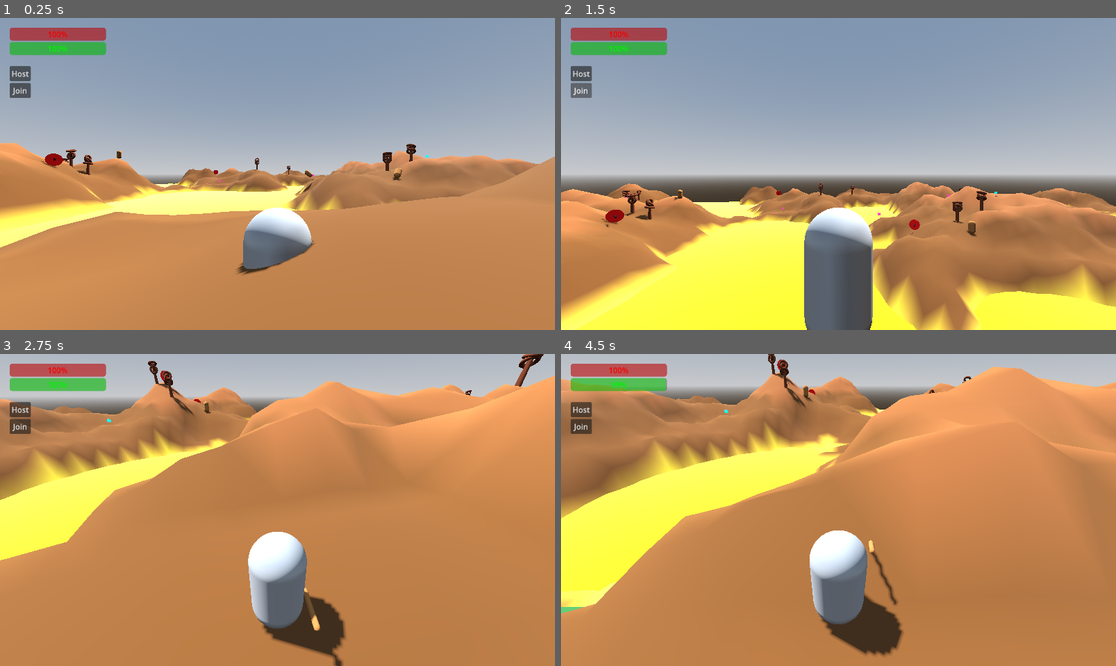
Above: before the commit, frames 1-4 (two rows, left to right).
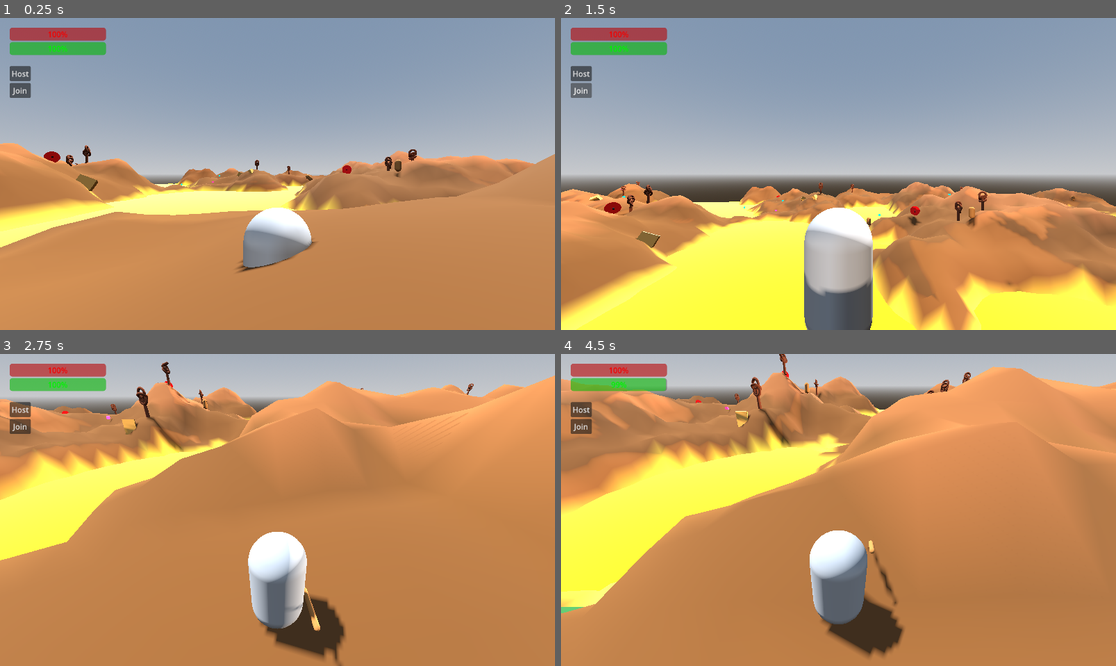
Above: after the commit, the same moments.

Repository: travist89/SpearMan
Game: Godot game, scene res://World.tscn
The game is run twice, just before and just after one commit, with the same random seed, the same clock (stepped at 60 frames per second) and the same inputs. The project has no main scene, so this scene is started directly.
Inputs (mouse positions are in pixels of both pictures, inside the frame that each line leads up to):
- Up to frame 1 (0.25 s): no input
- Up to frame 2 (1.5 s): click "Host" at 0.5 s; click "Join" at 1.25 s
- Up to frame 3 (2.75 s): move the mouse to (305, 510) at 2.02 s; press the mouse at (305, 510) at 2.03 s; hold Up (ui_up) from 2.03 s (still down)
- Up to frame 4 (4.5 s): keep holding Up (ui_up); move the mouse to (810, 510) at 2.77 s; release the mouse at (810, 510) at 2.78 s; tap Shift at 2.85, 4.35 s; move the mouse to (849, 503) at 3.52 s; press the mouse at (849, 503) at 3.53 s; move the mouse to (832, 516) at 4.27 s; release the mouse at (832, 516) at 4.28 s

The runs differ from the first frame. In frame 1, 2.5% of the frame differs, in the area x 0-100%, y 40-83%; in frame 2, 14%, in the area x 0-100%, y 52-100%; in frame 3, 5.7%; in frame 4, 5.5%.
Error after the commit: Invalid assignment of property or key 'light_intensity' with value of type 'float' on a base object of type 'DirectionalLight3D'. (res://World.gd:88)

Commit message:
Environment Update: Added Day/Night cycle (Sun & Moon), starry sky, and Crouton Rock decorations

Diff:
--- a/World.gd
+++ b/World.gd
@@ -16,8 +16,14 @@
 var terrain_resolution = 100
 var lake_level = -2.0
 
+# Day/Night Cycle
+var time = 0.0
+var day_duration = 60.0 # Seconds for a full day
+var sun: DirectionalLight3D
+var moon: DirectionalLight3D
+var world_env: WorldEnvironment
+
 func _ready():
-	# Networking Spawner
 	var spawner = MultiplayerSpawner.new()
 	spawner.spawn_path = get_path()
 	spawner.add_spawnable_scene(player_scene.resource_path)
@@ -29,6 +35,7 @@
 	add_child(spawner)
 
 	create_multiplayer_ui()
+	setup_lighting_and_sky()
 
 	randomize()
 	noise.seed = 12345
@@ -37,28 +44,87 @@
 
 	setup_environment()
 
+func _process(delta):
+	update_day_night_cycle(delta)
+
+func setup_lighting_and_sky():
+	# World Environment
+	world_env = WorldEnvironment.new()
+	var env = Environment.new()
+	var sky = Sky.new()
+	var sky_mat = ProceduralSkyMaterial.new()
+
+	# Starry night setup
+	sky_mat.sky_top_color = Color(0.1, 0.1, 0.3)
+	sky_mat.sky_horizon_color = Color(0.5, 0.4, 0.5)
+	sky_mat.ground_bottom_color = Color(0.1, 0.1, 0.1)
+	sky_mat.ground_horizon_color = Color(0.5, 0.4, 0.5)
+
+	sky.sky_material = sky_mat
+	env.sky = sky
+	env.background_mode = Environment.BG_SKY
+	env.ambient_light_source = Environment.AMBIENT_SOURCE_SKY
+
+	# Glow for mustard and stars
+	env.glow_enabled = true
+	env.glow_intensity = 0.8
+	env.glow_bloom = 0.2
+
+	world_env.environment = env
+	add_child(world_env)
+
+	# Sun
+	sun = DirectionalLight3D.new()
+	sun.name = "Sun"
+	sun.shadow_enabled = true
+	sun.light_color = Color(1.0, 0.9, 0.8)
+	add_child(sun)
+
+	# Moon
+	moon = DirectionalLight3D.new()
+	moon.name = "Moon"
+	moon.shadow_enabled = true
+	moon.light_color = Color(0.4, 0.5, 0.8)
+	moon.light_intensity = 0.5
+	add_child(moon)
+
+func update_day_night_cycle(delta):
+	time += delta
+	var progress = fmod(time / day_duration, 1.0)
+	var angle = progress * TAU
+
+	# Rotate Sun & Moon
+	sun.rotation.x = angle
+	moon.rotation.x = angle + PI
+
+	# Adjust energy based on altitude
+	sun.light_energy = clamp(sin(angle) * 2.0, 0.0, 1.2)
+	moon.light_energy = clamp(sin(angle + PI) * 2.0, 0.0, 0.8)
+
+	# Adjust sky colors for sunrise/sunset
+	var sky_mat = world_env.environment.sky.sky_material
+	var day_color = Color(0.4, 0.6, 1.0)
+	var night_color = Color(0.02, 0.02, 0.1)
+	var lerp_val = clamp(sin(angle) + 0.5, 0.0, 1.0)
+	sky_mat.sky_top_color = night_color.lerp(day_color, lerp_val)
+
 func create_multiplayer_ui():
 	var canvas = CanvasLayer.new()
 	add_child(canvas)
-
 	var vbox = VBoxContainer.new()
 	canvas.add_child(vbox)
 	vbox.position = Vector2(20, 100)
-
 	var host_btn = Button.new()
 	host_btn.text = "Host"
 	host_btn.pressed.connect(start_host)
 	vbox.add_child(host_btn)
-
 	var join_btn = Button.new()
 	join_btn.text = "Join"
 	join_btn.pressed.connect(start_join)
 	vbox.add_child(join_btn)
 
 func start_host():
-	if peer.get_connection_status() != MultiplayerPeer.CONNECTION_DISCONNECTED:
-		return
-
+	if peer.get_connection_status() != MultiplayerPeer.CONNECTION_DISCONNECTED: return
 	peer.create_server(13579)
 	multiplayer.multiplayer_peer = peer
 	multiplayer.peer_connected.connect(add_player)
@@ -66,40 +132,32 @@
 	print("Hosting...")
 
 func start_join():
-	if peer.get_connection_status() != MultiplayerPeer.CONNECTION_DISCONNECTED:
-		return
-
+	if peer.get_connection_status() != MultiplayerPeer.CONNECTION_DISCONNECTED: return
 	peer.create_client("127.0.0.1", 13579)
 	multiplayer.multiplayer_peer = peer
-	print("Joining...")
-	if has_node("Player"):
-		$Player.queue_free()
+	if has_node("Player"): $Player.queue_free()
 
 func add_player(id = 1):
 	if not multiplayer.is_server(): return
-
 	var player = player_scene.instantiate()
 	player.name = str(id)
 	add_child(player)
 	player.position = Vector3(0, 15, 0)
-
-	if has_node("Player"):
-		$Player.queue_free()
+	if has_node("Player"): $Player.queue_free()
 
 func setup_environment():
 	create_terrain()
 	create_mustard_lakes()
-
 	if multiplayer.is_server():
 		scatter_targets(30)
-		scatter_enemies(12, 5) # 12 small, 5 big
+		scatter_enemies(12, 5)
 		scatter_collectibles(20)
 		scatter_pretzel_trees(60)
+		scatter_crouton_rocks(40)
 
 func create_terrain():
 	var st = SurfaceTool.new()
 	st.begin(Mesh.PRIMITIVE_TRIANGLES)
-
 	for z in range(terrain_resolution + 1):
 		for x in range(terrain_resolution + 1):
 			var percent_x = float(x) / terrain_resolution
@@ -107,155 +165,95 @@
 			var world_x = (percent_x - 0.5) * terrain_size
 			var world_z = (percent_z - 0.5) * terrain_size
 			var y = noise.get_noise_2d(world_x, world_z) * terrain_height
-			if abs(world_x) < 10 and abs(world_z) < 10:
-				y = lerp(y, 2.0, 0.8)
+			if abs(world_x) < 10 and abs(world_z) < 10: y = lerp(y, 2.0, 0.8)
 			var color = Color(0.4, 0.25, 0.1)
-			if y < lake_level + 0.5:
-				color = Color(0.8, 0.7, 0.2)
-			elif y > 5.0:
-				color = Color(0.5, 0.3, 0.15)
+			if y < lake_level + 0.5: color = Color(0.8, 0.7, 0.2)
+			elif y > 5.0: color = Color(0.5, 0.3, 0.15)
 			st.set_color(color)
-			st.set_uv(Vector2(percent_x, percent_z))
 			st.add_vertex(Vector3(world_x, y, world_z))
-
 	for z in range(terrain_resolution):
 		for x in range(terrain_resolution):
 			var vert = z * (terrain_resolution + 1) + x
-			st.add_index(vert)
-			st.add_index(vert + 1)
-			st.add_index(vert + terrain_resolution + 1)
-			st.add_index(vert + 1)
-			st.add_index(vert + terrain_resolution + 2)
-			st.add_index(vert + terrain_resolution + 1)
-
+			st.add_index(vert); st.add_index(vert + 1); st.add_index(vert + terrain_resolution + 1)
+			st.add_index(vert + 1); st.add_index(vert + terrain_resolution + 2); st.add_index(vert + terrain_resolution + 1)
 	st.generate_normals()
-	var mesh = st.commit()
 	var terrain = StaticBody3D.new()
 	terrain.name = "Terrain"
 	add_child(terrain)
 	var mesh_inst = MeshInstance3D.new()
-	mesh_inst.mesh = mesh
+	mesh_inst.mesh = st.commit()
 	var mat = StandardMaterial3D.new()
 	mat.vertex_color_use_as_albedo = true
 	mesh_inst.material_override = mat
 	terrain.add_child(mesh_inst)
 	var col = CollisionShape3D.new()
-	col.shape = mesh.create_trimesh_shape()
+	col.shape = mesh_inst.mesh.create_trimesh_shape()
 	terrain.add_child(col)
 
 func create_mustard_lakes():
-	var lake_mesh = PlaneMesh.new()
-	lake_mesh.size = Vector2(terrain_size, terrain_size)
 	var lake_inst = MeshInstance3D.new()
-	lake_inst.mesh = lake_mesh
+	lake_inst.mesh = PlaneMesh.new(); lake_inst.mesh.size = Vector2(terrain_size, terrain_size)
 	lake_inst.position.y = lake_level
-	var mat = StandardMaterial3D.new()
-	mat.albedo_color = Color(0.9, 0.8, 0.0)
-	mat.roughness = 0.1
-	mat.emission_enabled = true
-	mat.emission = Color(0.2, 0.15, 0)
+	var mat = StandardMaterial3D.new(); mat.albedo_color = Color(0.9, 0.8, 0.0); mat.roughness = 0.1; mat.emission_enabled = true; mat.emission = Color(0.2, 0.15, 0)
 	lake_inst.material_override = mat
 	add_child(lake_inst)
 
 func scatter_pretzel_trees(count):
 	for i in range(count):
-		var x = randf_range(-terrain_size/2 * 0.9, terrain_size/2 * 0.9)
-		var z = randf_range(-terrain_size/2 * 0.9, terrain_size/2 * 0.9)
+		var x = randf_range(-terrain_size/2, terrain_size/2); var z = randf_range(-terrain_size/2, terrain_size/2)
 		var y = noise.get_noise_2d(x, z) * terrain_height
-		if y < lake_level + 1.0 or (abs(x) < 12 and abs(z) < 12):
-			continue
+		if y < lake_level + 1.0 or (abs(x) < 12 and abs(z) < 12): continue
 		create_pretzel_tree_at(Vector3(x, y, z))
 
 func create_pretzel_tree_at(pos):
-	var tree = Node3D.new()
-	tree.name = "PretzelTree"
-	add_child(tree)
-	tree.position = pos
-	var trunk = MeshInstance3D.new()
-	var trunk_mesh = CylinderMesh.new()
-	trunk_mesh.top_radius = 0.2
-	trunk_mesh.bottom_radius = 0.3
-	trunk_mesh.height = 3.0
-	trunk.mesh = trunk_mesh
-	var trunk_mat = StandardMaterial3D.new()
-	trunk_mat.albedo_color = Color(0.4, 0.2, 0.1)
-	trunk.material_override = trunk_mat
-	trunk.position.y = 1.5
-	tree.add_child(trunk)
+	var tree = Node3D.new(); tree.name = "PretzelTree"; add_child(tree); tree.position = pos
+	var trunk = MeshInstance3D.new(); trunk.mesh = CylinderMesh.new(); trunk.mesh.top_radius = 0.2; trunk.mesh.bottom_radius = 0.3; trunk.mesh.height = 3.0
+	var trunk_mat = StandardMaterial3D.new(); trunk_mat.albedo_color = Color(0.4, 0.2, 0.1); trunk.material_override = trunk_mat; trunk.position.y = 1.5; tree.add_child(trunk)
 	for i in range(3):
-		var loop = MeshInstance3D.new()
-		var loop_mesh = TorusMesh.new()
-		loop_mesh.inner_radius = 0.4
-		loop_mesh.outer_radius = 0.8
-		loop.mesh = loop_mesh
-		loop.material_override = trunk_mat
-		loop.position.y = 2.5 + (i * 0.5)
-		loop.rotation.x = randf_range(0, PI)
-		loop.rotation.y = randf_range(0, PI)
-		tree.add_child(loop)
+		var loop = MeshInstance3D.new(); loop.mesh = TorusMesh.new(); loop.mesh.inner_radius = 0.4; loop.mesh.outer_radius = 0.8; loop.material_override = trunk_mat; loop.position.y = 2.5 + (i * 0.5); loop.rotation = Vector3(randf(), randf(), randf()) * PI; tree.add_child(loop)
 		for j in range(5):
-			var salt = MeshInstance3D.new()
-			var salt_mesh = BoxMesh.new()
-			salt_mesh.size = Vector3(0.1, 0.1, 0.1)
-			salt.mesh = salt_mesh
-			var salt_mat = StandardMaterial3D.new()
-			salt_mat.albedo_color = Color(1, 1, 1)
-			salt.material_override = salt_mat
-			var angle = randf_range(0, TAU)
-			var radius = 0.7
-			salt.position = Vector3(cos(angle)*radius, 0, sin(angle)*radius)
-			loop.add_child(salt)
+			var salt = MeshInstance3D.new(); salt.mesh = BoxMesh.new(); salt.mesh.size = Vector3(0.1, 0.1, 0.1); salt.material_override = StandardMaterial3D.new(); salt.material_override.albedo_color = Color(1,1,1); var a = randf()*TAU; salt.position = Vector3(cos(a)*0.7, 0, sin(a)*0.7); loop.add_child(salt)
+
+func scatter_crouton_rocks(count):
+	for i in range(count):
+		var x = randf_range(-terrain_size/2, terrain_size/2); var z = randf_range(-terrain_size/2, terrain_size/2)
+		var y = noise.get_noise_2d(x, z) * terrain_height
+		if y < lake_level + 0.5: continue
+		create_crouton_rock_at(Vector3(x, y, z))
+
+func create_crouton_rock_at(pos):
+	var rock = MeshInstance3D.new()
+	rock.mesh = BoxMesh.new(); rock.mesh.size = Vector3(randf_range(1, 3), randf_range(1, 2), randf_range(1, 3))
+	var mat = StandardMaterial3D.new(); mat.albedo_color = Color(0.8, 0.6, 0.3) # Toasty Crouton
+	rock.material_override = mat
+	add_child(rock); rock.position = pos; rock.rotation = Vector3(randf(), randf(), randf()) * PI
 
 func scatter_targets(count):
 	for i in range(count):
-		var x = randf_range(-terrain_size/2 * 0.9, terrain_size/2 * 0.9)
-		var z = randf_range(-terrain_size/2 * 0.9, terrain_size/2 * 0.9)
-		var y = noise.get_noise_2d(x, z) * terrain_height
+		var x = randf_range(-terrain_size/2, terrain_size/2); var z = randf_range(-terrain_size/2, terrain_size/2); var y = noise.get_noise_2d(x, z) * terrain_height
 		if y < lake_level: continue
 		create_target_at(Vector3(x, y + 1.5, z))
 
 func create_target_at(pos):
-	var target = target_scene.instantiate()
-	add_child(target)
-	target.position = pos
-	target.look_at(Vector3(0, pos.y, 0), Vector3.UP)
-	target.rotate_object_local(Vector3.RIGHT, deg_to_rad(90))
+	var target = target_scene.instantiate(); add_child(target); target.position = pos; target.look_at(Vector3(0, pos.y, 0), Vector3.UP); target.rotate_object_local(Vector3.RIGHT, deg_to_rad(90))
 
 func scatter_enemies(small_count, big_count):
 	for i in range(small_count):
-		var x = randf_range(-terrain_size/2 * 0.9, terrain_size/2 * 0.9)
-		var z = randf_range(-terrain_size/2 * 0.9, terrain_size/2 * 0.9)
-		var y = noise.get_noise_2d(x, z) * terrain_height
+		var x = randf_range(-terrain_size/2, terrain_size/2); var z = randf_range(-terrain_size/2, terrain_size/2); var y = noise.get_noise_2d(x, z) * terrain_height
 		if y < lake_level: continue
 		create_enemy_at(Vector3(x, y + 1.0, z), false)
-
 	for i in range(big_count):
-		var x = randf_range(-terrain_size/2 * 0.9, terrain_size/2 * 0.9)
-		var z = randf_range(-terrain_size/2 * 0.9, terrain_size/2 * 0.9)
-		var y = noise.get_noise_2d(x, z) * terrain_height
+		var x = randf_range(-terrain_size/2, terrain_size/2); var z = randf_range(-terrain_size/2, terrain_size/2); var y = noise.get_noise_2d(x, z) * terrain_height
 		if y < lake_level: continue
 		create_enemy_at(Vector3(x, y + 2.0, z), true)
 
 func create_enemy_at(pos, is_big):
-	var enemy = enemy_scene.instantiate()
-	if is_big:
-		# Attach BigEnemy script dynamically or swap scene?
-		# Swapping script is easier if structure is same.
-		enemy.set_script(load("res://BigEnemy.gd"))
-		enemy.name = "BigEnemy"
-	add_child(enemy)
-	enemy.position = pos
+	var enemy = enemy_scene.instantiate(); if is_big: enemy.set_script(load("res://BigEnemy.gd")); enemy.name = "BigEnemy"
+	add_child(enemy); enemy.position = pos
 
 func scatter_collectibles(count):
 	for i in range(count):
-		var x = randf_range(-terrain_size/2 * 0.9, terrain_size/2 * 0.9)
-		var z = randf_range(-terrain_size/2 * 0.9, terrain_size/2 * 0.9)
-		var y = noise.get_noise_2d(x, z) * terrain_height
-		if y < lake_level: continue
-		var type = "health" if i % 2 == 0 else "speed"
-		create_collectible_at(Vector3(x, y + 1.0, z), type)
-
-func create_collectible_at(pos, type):
-	var item = collectible_speed_scene.instantiate() if type == "speed" else collectible_health_scene.instantiate()
-	add_child(item)
-	item.position = pos
+		var x = randf_range(-terrain_size/2, terrain_size/2); var z = randf_range(-terrain_size/2, terrain_size/2); var y = noise.get_noise_2d(x, z) * terrain_height
+		if y < lake_level: continue
+		var item = (collectible_speed_scene if i % 2 == 0 else collectible_health_scene).instantiate()
+		add_child(item); item.position = Vector3(x, y + 1.0, z)
